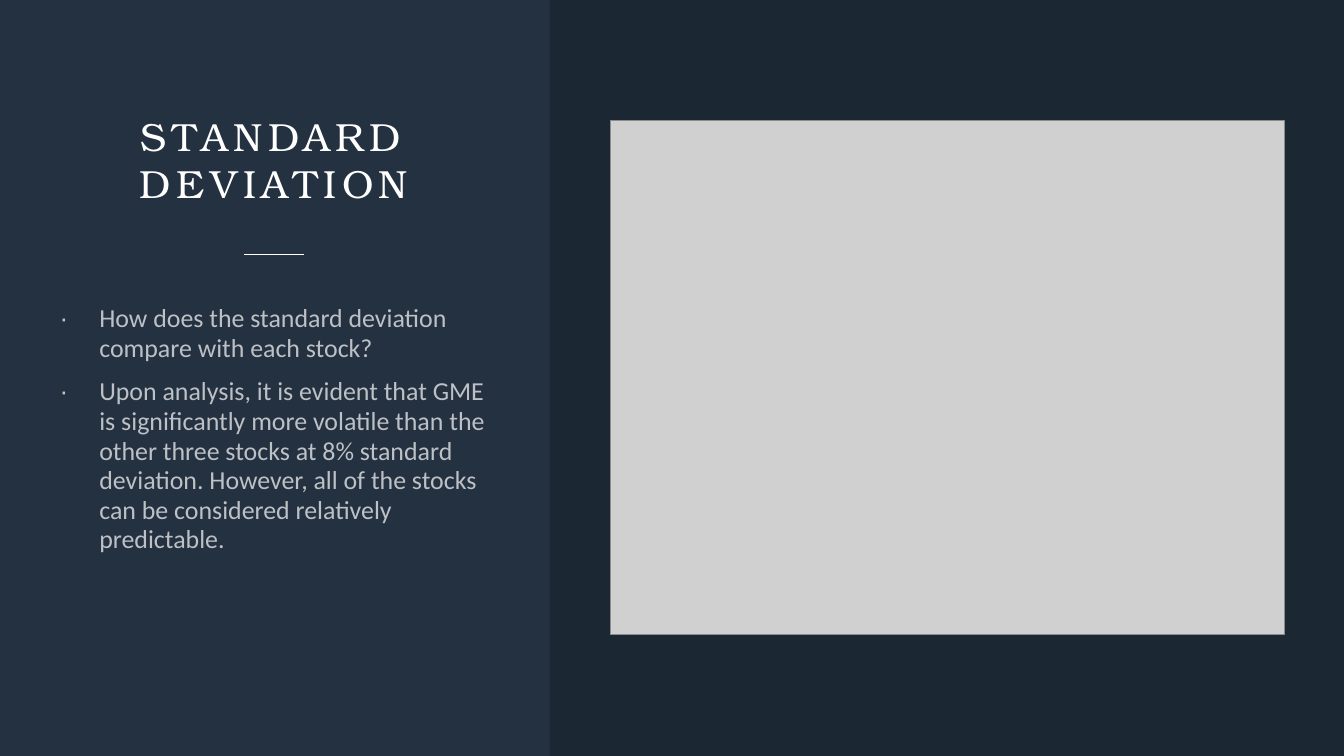
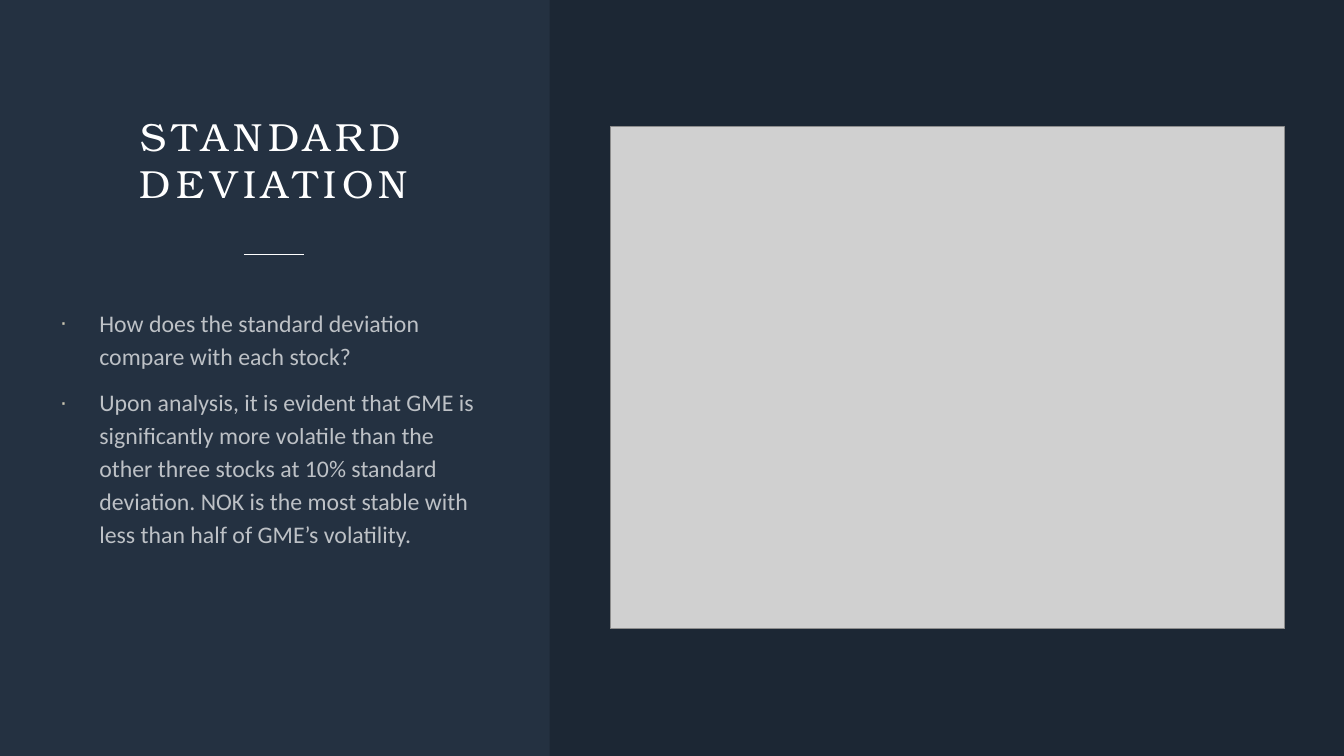
Before and after one commit to annikaboudwin/tech-stock-analysis, a slide deck: slide 11 of Brief tech stock analysis.pptx. Drawn at 1344x756 pixels with LibreOffice and Linux fonts; fonts in the diff are those of the drawing; grey boxes stand for pictures. Boxes give left, top, right and bottom in pixels: in the first picture for what was removed or moved away, otherwise in the second. Text is boxed around its words. In the diff, an @@ line names an element or a change of style, - is before the commit and + after.

```diff
--- a/Brief tech stock analysis.pptx
+++ b/Brief tech stock analysis.pptx
@@ picture: place and size @@
-picture at (611,121,1286,635)
+picture at (611,127,1286,629)
@@ text at (99,315,351,369): size 18.5 to 17 pt in "How does the standard deviation compare with ..."; line spacing 0.95 to 1.15 @@
@@ text at (99,395,474,547): text changed; size 18.5 to 17 pt @@
-· Upon analysis, it is evident that GME is significantly more volatile than the other three stocks at 8% standard deviation. However, all of the stocks can be considered relatively predictable.
+· Upon analysis, it is evident that GME is significantly more volatile than the other three stocks at 10% standard deviation. NOK is the most stable with less than half of GME’s volatility.
```
Also in this commit, not shown: 6 other slides changed, 1 slide added.
